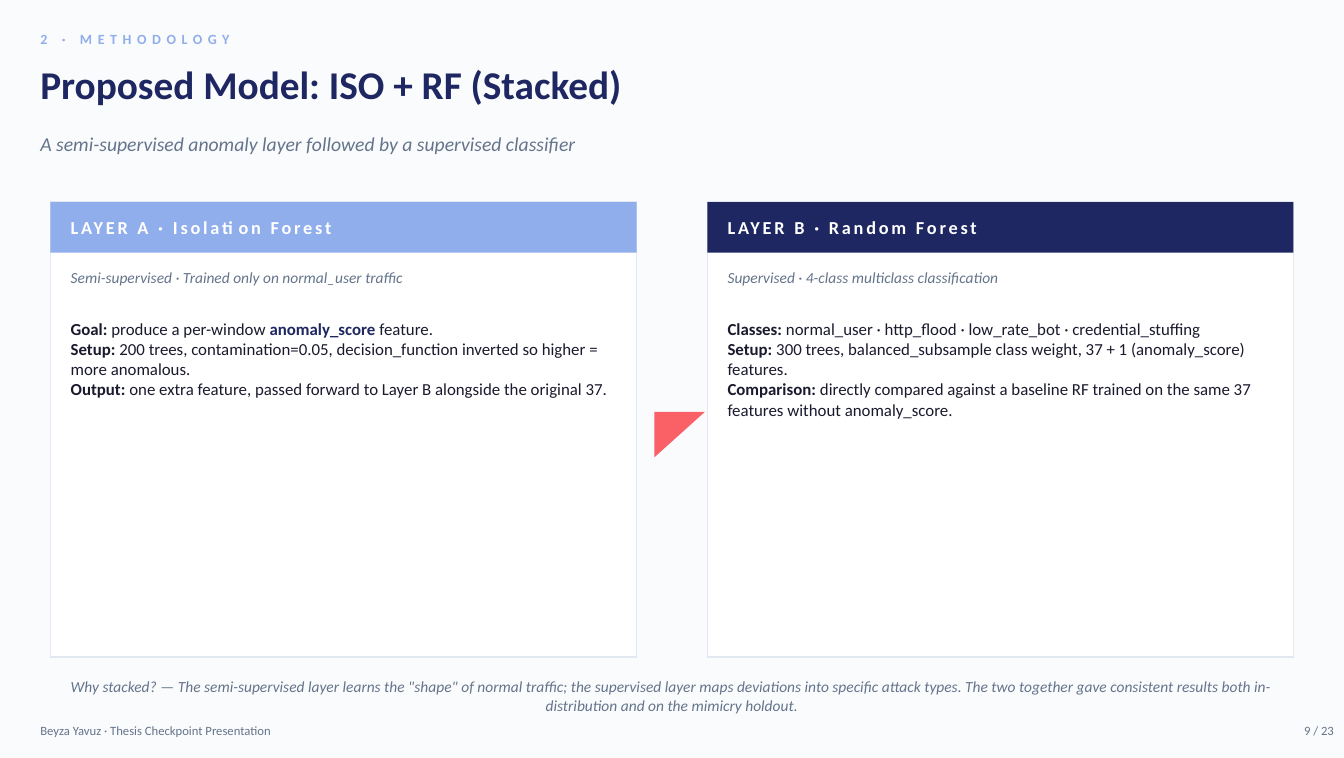
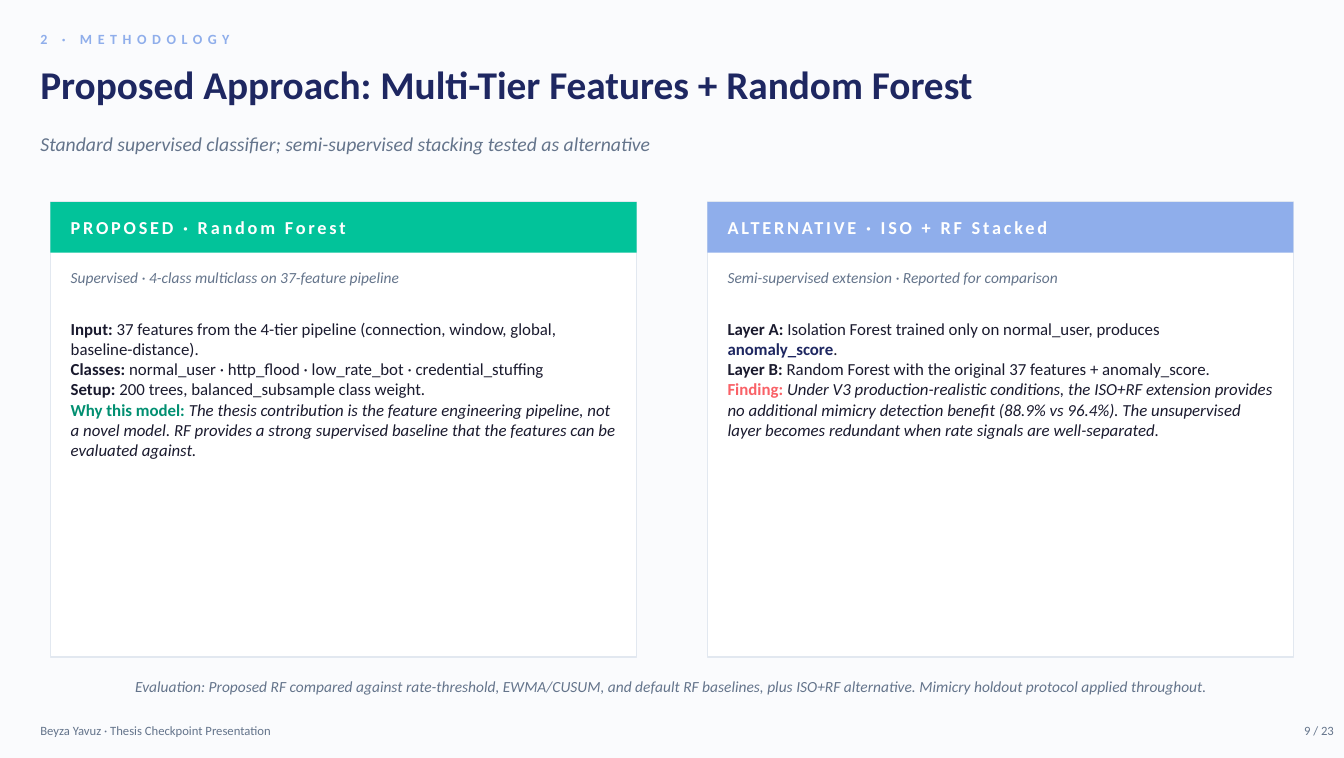
Before and after one commit to beyyzayyavuz/auth-nest-01, a slide deck: slide 9 of Thesis_Checkpoint_Presentation.pptx. Drawn at 1344x758 pixels with LibreOffice and Linux fonts; fonts in the diff are those of the drawing. Boxes give left, top, right and bottom in pixels: in the first picture for what was removed or moved away, otherwise in the second. Text is boxed around its words. In the diff, an @@ line names an element or a change of style, - is before the commit and + after.

```diff
--- a/Thesis_Checkpoint_Presentation.pptx
+++ b/Thesis_Checkpoint_Presentation.pptx
@@ text at (x1=40, y1=71, x2=973, y2=105): text changed @@
-Proposed Model: ISO + RF (Stacked)
+Proposed Approach: Multi-Tier Features + Random Forest
@@ text at (x1=40, y1=137, x2=916, y2=692): text changed @@
-A semi-supervised anomaly layer followed by a supervised classifier
+Standard supervised classifier; semi-supervised stacking tested as alternative
@@ text at (x1=564, y1=137, x2=1142, y2=395): text changed @@
-LAYER B · Random Forest
+ALTERNATIVE · ISO + RF Stacked
@@ rectangle at (x1=51, y1=202, x2=637, y2=253): fill #8FAEEB to #02C39A @@
@@ rectangle at (x1=707, y1=202, x2=1293, y2=253): fill #1E2761 to #8FAEEB @@
@@ text at (x1=71, y1=221, x2=346, y2=234): text changed @@
-LAYER A · Isolation Forest
+PROPOSED · Random Forest
@@ text at (x1=71, y1=272, x2=399, y2=286): text changed @@
-Semi-supervised · Trained only on normal_user traffic
+Supervised · 4-class multiclass on 37-feature pipeline
@@ text at (x1=728, y1=272, x2=1058, y2=286): text changed @@
-Supervised · 4-class multiclass classification
+Semi-supervised extension · Reported for comparison
@@ text at (x1=71, y1=323, x2=615, y2=459): text changed @@
-Goal: produce a per-window anomaly_score feature.
-Setup: 200 trees, contamination=0.05, decision_function inverted so higher = more anomalous.
-Output: one extra feature, passed forward to Layer B alongside the original 37.
+Input: 37 features from the 4-tier pipeline (connection, window, global, baseline-distance).
+Classes: normal_user · http_flood · low_rate_bot · credential_stuffing
+Setup: 200 trees, balanced_subsample class weight.
+Why this model: The thesis contribution is the feature engineering pipeline, not a novel model. RF provides a strong supervised baseline that the features can be evaluated against.
@@ text at (x1=728, y1=323, x2=1273, y2=439): text changed; italic on @@
-Classes: normal_user · http_flood · low_rate_bot · credential_stuffing
-Setup: 300 trees, balanced_subsample class weight, 37 + 1 (anomaly_score) features.
-Comparison: directly compared against a baseline RF trained on the same 37 features without anomaly_score.
+Layer A: Isolation Forest trained only on normal_user, produces anomaly_score.
+Layer B: Random Forest with the original 37 features + anomaly_score.
+Finding: Under V3 production-realistic conditions, the ISO+RF extension provides no additional mimicry detection benefit (88.9% vs 96.4%). The unsupervised layer becomes redundant when rate signals are well-separated.
@@ right triangle removed at (x1=654, y1=412, x2=705, y2=457) @@
@@ text at (x1=135, y1=681, x2=1206, y2=695): text changed @@
-Why stacked? — The semi-supervised layer learns the "shape" of normal traffic; the supervised layer maps deviations into specific attack types. The two together gave consistent results both in-distribution and on the mimicry holdout.
+Evaluation: Proposed RF compared against rate-threshold, EWMA/CUSUM, and default RF baselines, plus ISO+RF alternative. Mimicry holdout protocol applied throughout.
```
Also in this commit, not shown: 17 other slides changed, 1 other file.
